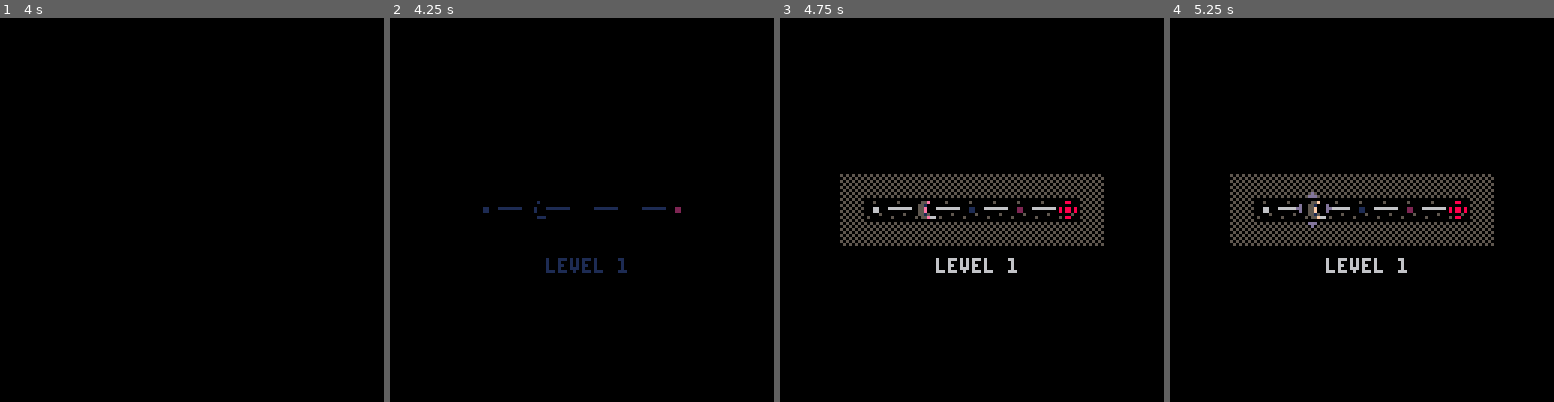
Above: before the commit, frames 1-4 (left to right).
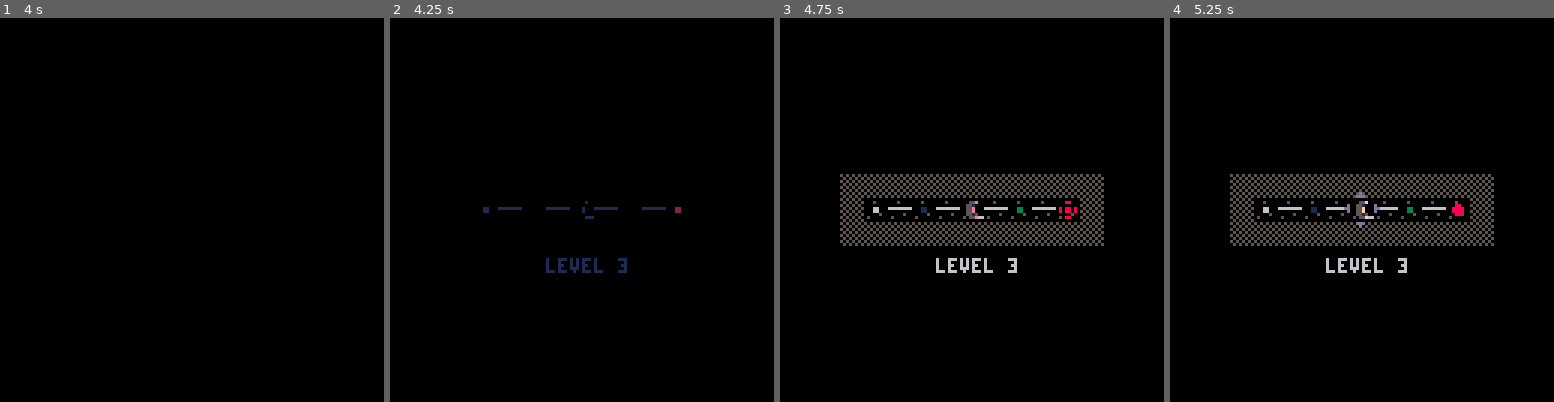
Above: after the commit, the same moments.

Repository: wesen/carts
Game: PICO-8 cartridge pico-go.p8
Same seed, same stepped clock (60 frames per second), same inputs: the game is played once before the commit and once after it.
Inputs:
- Up to frame 1 (4 s): tap X (X key) at 0.33, 1.07, 1.85, 2.97 s; tap O (Z key) at 0.7, 1.7, 2.1, 2.5, 2.9, 3.3, 3.7 s; hold Right 1.6-2.1 s; hold Up 2.15-2.42 s; hold Right 2.47-3.03 s; hold Left 3.08-3.58 s; hold Down 3.63-3.97 s
- Up to frame 2 (4.25 s): hold Right from 4.02 s (still down); tap X (X key) at 4.08 s; tap O (Z key) at 4.1 s
- Up to frame 3 (4.75 s): tap O (Z key) at 4.5 s; release Right at 4.68 s; hold Up from 4.73 s (still down)
- Up to frame 4 (5.25 s): tap O (Z key) at 4.9 s; release Up at 5.03 s; hold Left from 5.08 s (still down); tap X (X key) at 5.2 s

Frame 1 is identical in both runs. In frame 2, 0.1% of the frame differs, in the area x 37-62%, y 47-66%; in frame 3, 0.3%; in frame 4, 0.6%, in the area x 32-78%, y 45-66%.

Commit message:
Fix metalevel node bug (finally)

Diff:
--- a/pico-go.p8
+++ b/pico-go.p8
@@ -416,10 +416,11 @@
      n.is_goal=true
     end
     if band(f,128)==128 then
-     n.level=mget(self.bbox.aa.x+n.x,self.bbox.aa.y+n.y)-marker_spr
-     if n.level+2==game.current_level then
+     n.level=mget(self.bbox.aa.x+n.x,self.bbox.aa.y+n.y)-marker_spr+1
+     printh("set node "..n:str().." to level "..tostr(n.level))
+     if n.level==game.current_level then
       self.start_node=n
-      printh("set node to "..v2(n.x,n.y):str())
+      printh("set start node to "..n:str())
      end
     end
     if band(f,8)==8 then
@@ -497,7 +498,7 @@
  for v,n in pairs(self.nodes) do
   if self.is_metalevel and n!=board.start_node and n!=board.goal then
    local col=n.level
-   printh("drawing node "..n:str().." level "..tostr(n.level))
+--   printh("drawing node "..n:str().." level "..tostr(n.level))
    if (n.level==nil) col=6
    pal(6,col)
    spr(n.spr,n.x*8,n.y*8)
@@ -768,6 +769,7 @@
 x fix starting node of metalevel
 x loop game around
 x add finish game screen
+x don't enter invalid level in metalevel
 - chose to enter level
 - only allow completed levels
 x display level name on card
@@ -990,11 +992,14 @@
    printh("finished player turn")
    if self.is_metalevel then
     self.meta_position=v2(player.node.x,player.node.y)
-    self.current_level=mget(player.node.x+meta_level.aa.x,
-                            player.node.y+meta_level.aa.y)-marker_spr+1
-    printh("selected level "..tostr(self.current_level))
-    -- here we need to handle a x input
-    break
+    local level=player.node.level
+    printh("level: "..tostr(level))
+    if level<=16 then
+	    self.current_level=level
+  	  printh("selected level "..tostr(self.current_level))
+ 	   -- here we need to handle a x input
+   	 break
+   	end
    end
 
    if (self:is_win()) break
